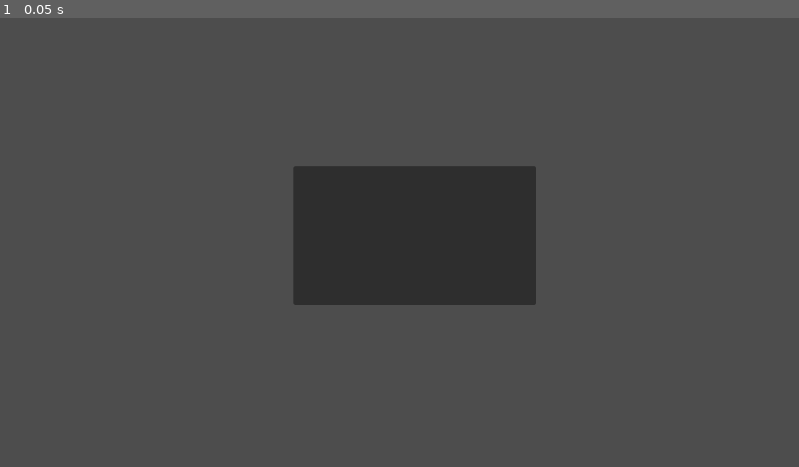
Above: before the commit, frame 1.
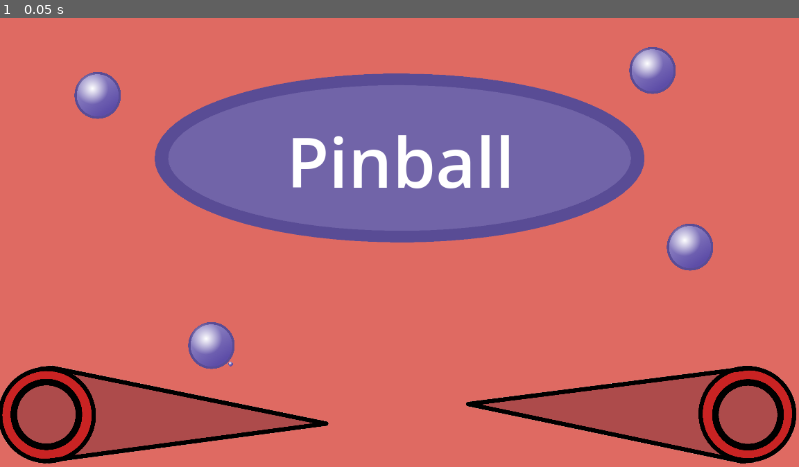
Above: after the commit, the same moment.

Repository: Chickenhatter/pinball
Game: Godot game, scene res://scenes/start.tscn
Same seed, same stepped clock (60 frames per second), same inputs: the game is played once before the commit and once after it.
Inputs:
- Up to frame 1 (0.05 s): no input

The runs differ from the first frame. In frame 1, 100% of the frame differs, in the area x 0-100%, y 0-100%.

Commit message:
game finished

Diff:
--- a/code/ball.gd
+++ b/code/ball.gd
@@ -52,7 +52,7 @@
 				#print('b')
 				#velocity.y += -80
 		if lrboost == true:
-			velocity *= 1.1
+			velocity *= 1.2
 		if lrramp == true:
 			await get_tree().create_timer(0.5).timeout
 			if lrramp == true:
--- a/code/balltwo.gd
+++ b/code/balltwo.gd
@@ -47,7 +47,7 @@
 				#print('b')
 				#velocity.y += -80
 		if lrboost == true:
-			velocity *= 1.1
+			velocity *= 1.2
 		if lrramp == true:
 			await get_tree().create_timer(0.5).timeout
 			if lrramp == true:
--- a/code/endswap.gd
+++ b/code/endswap.gd
@@ -10,7 +10,7 @@
 # Called every frame. 'delta' is the elapsed time since the previous frame.
 func _process(delta: float) -> void:
 	if pathmove == true:
-		$"../Path2D/PathFollow2D".progress_ratio += 0.004
+		$"../Path2D/PathFollow2D".progress_ratio += 0.002
 	if ballone_with == true:
 		$"../../Balls/Ballone".global_position = $"../Path2D/PathFollow2D".global_position
 		if $"../Path2D/PathFollow2D".progress_ratio > 0.98:
@@ -24,7 +24,9 @@
 			balltwo_with = false
 			$"../Path2D/PathFollow2D".progress_ratio = 0
 	if ballone_with == true and balltwo_with == true:
-		pass
+		$"../Sprite2D".self_modulate.a = 1
+		get_tree().create_timer(2.0).timeout
+		get_tree().change_scene_to_file("res://scenes/start.tscn")
 
 
 func _on_body_entered(body: Node2D) -> void:
--- a/code/spring.gd
+++ b/code/spring.gd
@@ -11,6 +11,8 @@
 	$cork.global_position = $"spring/spring-top".global_position
 	if Global.marble_count == true:
 		spring_go = true
+	if Global.marble_go == true:
+		spring_go = true
 	if spring_go == true:
 		if $spring.scale.y >= 50:
 			spring_go = false
--- /dev/null
+++ b/code/start.gd
@@ -0,0 +1,15 @@
+extends Node2D
+
+
+# Called when the node enters the scene tree for the first time.
+func _ready() -> void:
+	pass # Replace with function body.
+
+
+# Called every frame. 'delta' is the elapsed time since the previous frame.
+func _process(delta: float) -> void:
+	$RichTextLabel.add_theme_font_size_override("normal_font_size", 100)
+
+
+func _on_button_pressed() -> void:
+	get_tree().change_scene_to_file("res://scenes/pinball.tscn")
--- a/scenes/pinball.tscn
+++ b/scenes/pinball.tscn
@@ -20,6 +20,7 @@
 [ext_resource type="Texture2D" uid="uid://dot0ss8i4w81r" path="res://assets/scenario/ladder-modified.png" id="16_mqqhf"]
 [ext_resource type="Texture2D" uid="uid://dyf3hxmygk523" path="res://assets/scenario/updown-modified.png" id="18_kq21y"]
 [ext_resource type="Script" uid="uid://tgrpqbp0xg1h" path="res://code/timer.gd" id="18_yf0xa"]
+[ext_resource type="Texture2D" uid="uid://gk72n8run0j1" path="res://assets/pixel-speech-bubble.png" id="19_7pskq"]
 [ext_resource type="Texture2D" uid="uid://gdbpio6o7vmy" path="res://assets/scenario/Painted Stripes on Neutral Camel Brown.jpg" id="20_xtbs1"]
 
 [sub_resource type="CircleShape2D" id="CircleShape2D_snm7k"]
@@ -103,12 +104,16 @@
 }
 point_count = 13
 
+[sub_resource type="CircleShape2D" id="CircleShape2D_7pskq"]
+radius = 36.013885
+
 [node name="Node2D" type="Node2D" unique_id=1136323201]
 
 [node name="Node2D" type="Node2D" parent="." unique_id=181452499]
 position = Vector2(-48, -3)
 
 [node name="Balls" type="Node2D" parent="Node2D" unique_id=541942027]
+position = Vector2(1, -23)
 rotation = -1.9285889
 script = ExtResource("1_uxavs")
 
@@ -313,7 +318,7 @@
 z_index = 102
 
 [node name="shoot-spring" type="Node2D" parent="Node2D/shoot" unique_id=994156568]
-position = Vector2(-54, 151)
+position = Vector2(-52, 131)
 script = ExtResource("6_px60l")
 
 [node name="cork" type="Sprite2D" parent="Node2D/shoot/shoot-spring" unique_id=788349719]
@@ -574,6 +579,12 @@
 scale = Vector2(0.0695, 0.09333731)
 skew = 1.1274827
 texture = ExtResource("16_mqqhf")
+
+[node name="Sprite2D" type="Sprite2D" parent="Node2D/Gameswing" unique_id=1845207874]
+self_modulate = Color(1, 1, 1, 0)
+position = Vector2(-9, 405)
+scale = Vector2(1.3571428, 1.7649573)
+texture = ExtResource("19_7pskq")
 
 [node name="Node2D2" type="Node2D" parent="Node2D" unique_id=1964431217]
 
@@ -647,11 +658,107 @@
 
 [node name="Node2D3" type="Node2D" parent="." unique_id=209906746]
 
+[node name="Sprite2D" type="Sprite2D" parent="Node2D3" unique_id=1983600341]
+z_index = 1
+position = Vector2(404.00003, 91.749985)
+scale = Vector2(0.13945577, 2.569728)
+texture = ExtResource("20_xtbs1")
+
+[node name="Sprite2D2" type="Sprite2D" parent="Node2D3" unique_id=472870484]
+z_index = 100
+position = Vector2(397, -318)
+scale = Vector2(0.091, 0.20375)
+texture = ExtResource("16_mqqhf")
+
+[node name="Sprite2D3" type="Sprite2D" parent="Node2D3" unique_id=1539117167]
+z_index = 100
+position = Vector2(294, -495)
+rotation = -0.9717413
+scale = Vector2(0.091, 0.16229923)
+skew = -0.3700098
+texture = ExtResource("16_mqqhf")
+
+[node name="Sprite2D4" type="Sprite2D" parent="." unique_id=1876548967]
+z_index = 100
+position = Vector2(376.00006, -441)
+rotation = -0.20311834
+scale = Vector2(0.091, 0.16229923)
+skew = -0.3700099
+texture = ExtResource("16_mqqhf")
+
 [node name="PaintedStripesOnNeutralCamelBrown" type="Sprite2D" parent="." unique_id=454003573]
 z_index = -4096
-position = Vector2(-55.999985, -242.5)
+position = Vector2(222.00002, 60)
 scale = Vector2(4.1292515, 5.3163266)
 texture = ExtResource("20_xtbs1")
+
+[node name="Node2D4" type="Node2D" parent="." unique_id=630345042]
+
+[node name="CharacterBody2D" type="CharacterBody2D" parent="Node2D4" unique_id=1852448884]
+position = Vector2(129, -316)
+
+[node name="CollisionShape2D" type="CollisionShape2D" parent="Node2D4/CharacterBody2D" unique_id=855157406]
+shape = SubResource("CircleShape2D_7pskq")
+
+[node name="Sprite2D" type="Sprite2D" parent="Node2D4/CharacterBody2D" unique_id=1562643123]
+position = Vector2(-2.9999962, -22)
+scale = Vector2(0.105, 0.10524997)
+texture = ExtResource("3_j51fp")
+
+[node name="CharacterBody2D2" type="CharacterBody2D" parent="Node2D4" unique_id=812723128]
+position = Vector2(-116, -322)
+
+[node name="CollisionShape2D" type="CollisionShape2D" parent="Node2D4/CharacterBody2D2" unique_id=375679343]
+shape = SubResource("CircleShape2D_7pskq")
+
+[node name="Sprite2D" type="Sprite2D" parent="Node2D4/CharacterBody2D2" unique_id=1110590149]
+position = Vector2(-2.9999962, -22)
+scale = Vector2(0.105, 0.10524997)
+texture = ExtResource("3_j51fp")
+
+[node name="CharacterBody2D3" type="CharacterBody2D" parent="Node2D4" unique_id=1669473310]
+position = Vector2(5, -182)
+
+[node name="CollisionShape2D" type="CollisionShape2D" parent="Node2D4/CharacterBody2D3" unique_id=1398312614]
+shape = SubResource("CircleShape2D_7pskq")
+
+[node name="Sprite2D" type="Sprite2D" parent="Node2D4/CharacterBody2D3" unique_id=15328641]
+position = Vector2(-2.9999962, -22)
+scale = Vector2(0.105, 0.10524997)
+texture = ExtResource("3_j51fp")
+
+[node name="CharacterBody2D4" type="CharacterBody2D" parent="Node2D4" unique_id=884097310]
+position = Vector2(10, -455)
+
+[node name="CollisionShape2D" type="CollisionShape2D" parent="Node2D4/CharacterBody2D4" unique_id=1324796982]
+shape = SubResource("CircleShape2D_7pskq")
+
+[node name="Sprite2D" type="Sprite2D" parent="Node2D4/CharacterBody2D4" unique_id=1579720663]
+position = Vector2(-2.9999962, -22)
+scale = Vector2(0.105, 0.10524997)
+texture = ExtResource("3_j51fp")
+
+[node name="CharacterBody2D3" type="CharacterBody2D" parent="Node2D4/CharacterBody2D4" unique_id=1329404895]
+position = Vector2(-228, 277)
+
+[node name="CollisionShape2D" type="CollisionShape2D" parent="Node2D4/CharacterBody2D4/CharacterBody2D3" unique_id=583201798]
+shape = SubResource("CircleShape2D_7pskq")
+
+[node name="Sprite2D" type="Sprite2D" parent="Node2D4/CharacterBody2D4/CharacterBody2D3" unique_id=1853218544]
+position = Vector2(-2.9999962, -22)
+scale = Vector2(0.105, 0.10524997)
+texture = ExtResource("3_j51fp")
+
+[node name="CharacterBody2D5" type="CharacterBody2D" parent="Node2D4" unique_id=456754222]
+position = Vector2(219, -185)
+
+[node name="CollisionShape2D" type="CollisionShape2D" parent="Node2D4/CharacterBody2D5" unique_id=468541746]
+shape = SubResource("CircleShape2D_7pskq")
+
+[node name="Sprite2D" type="Sprite2D" parent="Node2D4/CharacterBody2D5" unique_id=65003844]
+position = Vector2(-2.9999962, -22)
+scale = Vector2(0.105, 0.10524997)
+texture = ExtResource("3_j51fp")
 
 [connection signal="body_entered" from="Node2D/Pusher/pusharea" to="Node2D/Balls/Ballone" method="_on_pusharea_body_entered"]
 [connection signal="body_entered" from="Node2D/Pusher/pusharea" to="Node2D/Balls/Balltwo" method="_on_pusharea_body_entered"]
--- a/scenes/start.tscn
+++ b/scenes/start.tscn
@@ -1,9 +1,67 @@
 [gd_scene format=3 uid="uid://oxqm2oquvjt5"]
 
+[ext_resource type="Script" uid="uid://cykf1cljlwjf" path="res://code/start.gd" id="1_u80x2"]
+[ext_resource type="Texture2D" uid="uid://cjg3lweidkela" path="res://assets/Untitled.png" id="2_bodal"]
+[ext_resource type="Texture2D" uid="uid://s61pa2odykv0" path="res://assets/balll-modified.png" id="3_kdmts"]
+[ext_resource type="Texture2D" uid="uid://ccjb4wyaxtkum" path="res://assets/scenario/push-modified.png" id="4_0auqf"]
+
 [node name="start" type="Node2D" unique_id=1669279500]
+script = ExtResource("1_u80x2")
 
 [node name="Button" type="Button" parent="." unique_id=199176189]
-offset_left = 423.0
-offset_top = 214.0
-offset_right = 773.0
-offset_bottom = 414.0
+self_modulate = Color(1, 1, 1, 0)
+z_index = 300
+offset_left = 270.0
+offset_top = 108.0
+offset_right = 869.0
+offset_bottom = 281.0
+
+[node name="Sprite2D" type="Sprite2D" parent="." unique_id=1941420041]
+position = Vector2(572, 310.00003)
+scale = Vector2(0.58150005, 0.4975)
+texture = ExtResource("2_bodal")
+
+[node name="RichTextLabel" type="RichTextLabel" parent="." unique_id=665442382]
+offset_left = 413.0
+offset_top = 138.0
+offset_right = 915.0
+offset_bottom = 319.0
+text = "Pinball"
+
+[node name="BalllModified" type="Sprite2D" parent="." unique_id=577403914]
+position = Vector2(302, 452)
+scale = Vector2(0.1, 0.1)
+texture = ExtResource("3_kdmts")
+
+[node name="BalllModified" type="Sprite2D" parent="BalllModified" unique_id=59382372]
+position = Vector2(302, 452)
+scale = Vector2(0.1, 0.1)
+texture = ExtResource("3_kdmts")
+
+[node name="BalllModified2" type="Sprite2D" parent="." unique_id=1001062618]
+position = Vector2(991.99994, 310)
+scale = Vector2(0.1, 0.1)
+texture = ExtResource("3_kdmts")
+
+[node name="BalllModified3" type="Sprite2D" parent="." unique_id=530733613]
+position = Vector2(937.99994, 55.00003)
+scale = Vector2(0.1, 0.1)
+texture = ExtResource("3_kdmts")
+
+[node name="BalllModified4" type="Sprite2D" parent="." unique_id=1407050956]
+position = Vector2(138.00002, 91.00003)
+scale = Vector2(0.1, 0.1)
+texture = ExtResource("3_kdmts")
+
+[node name="PushModified" type="Sprite2D" parent="." unique_id=576536515]
+position = Vector2(213, 506)
+scale = Vector2(0.3, 0.3)
+texture = ExtResource("4_0auqf")
+
+[node name="PushModified2" type="Sprite2D" parent="." unique_id=399109979]
+position = Vector2(932.00006, 638)
+rotation = -3.1360247
+scale = Vector2(0.3, 0.3)
+texture = ExtResource("4_0auqf")
+
+[connection signal="pressed" from="Button" to="." method="_on_button_pressed"]
Binary file added: assets/Untitled.png
Not shown, added: assets/Untitled.png.import
Binary file added: assets/pixel-speech-bubble.png
Not shown, added: assets/pixel-speech-bubble.png.import
Not shown, added: code/start.gd.uid
